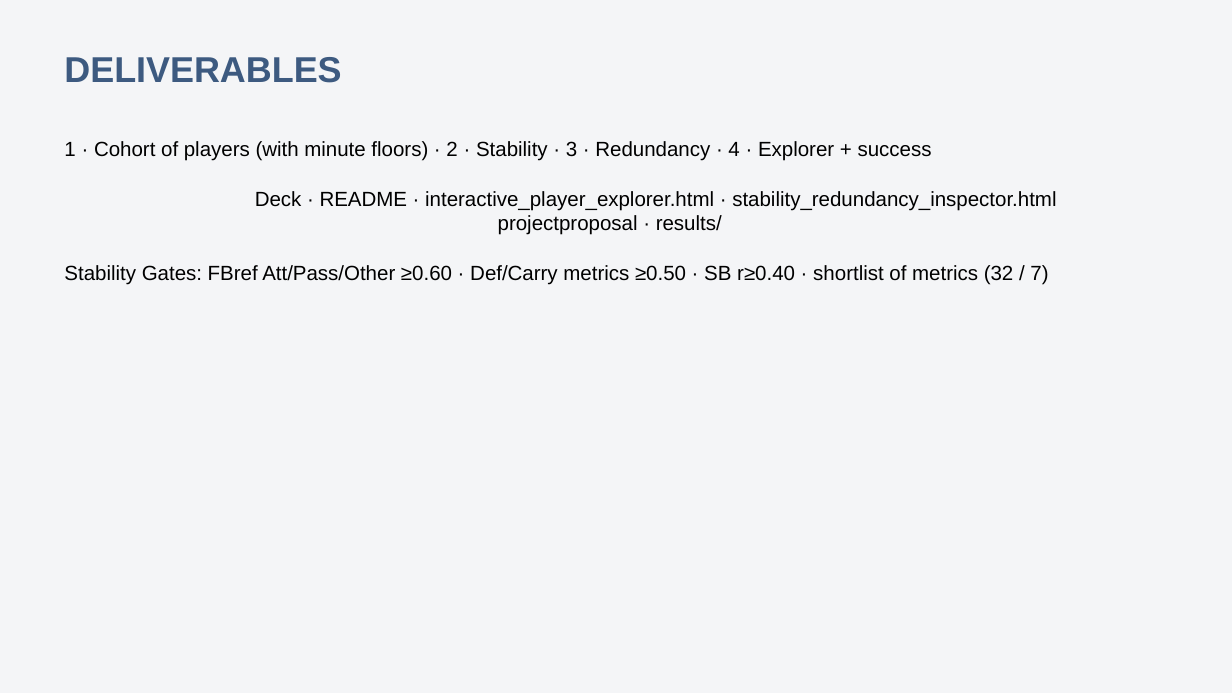
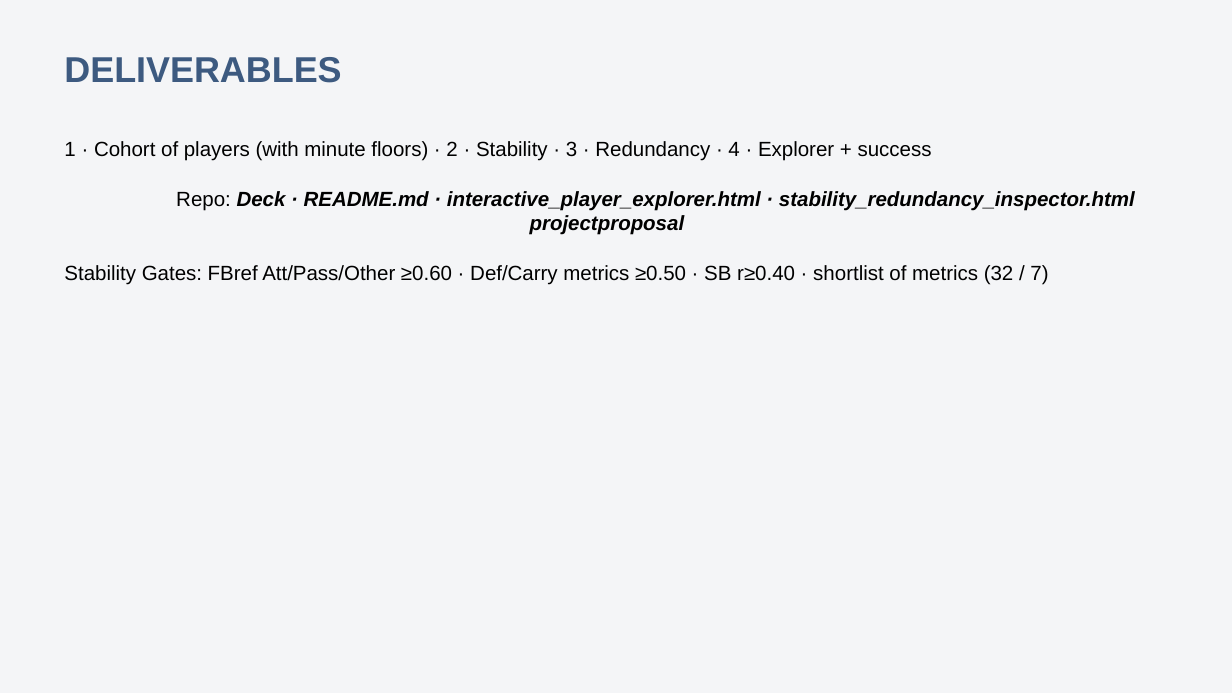
Before and after one commit to colbymorris08/bundesliga-transfer-traits, a slide deck: slide 22 of bundesliga_transfer_traits.pptx. Drawn at 1232x693 pixels with LibreOffice and Linux fonts; fonts in the diff are those of the drawing. Boxes give left, top, right and bottom in pixels: in the first picture for what was removed or moved away, otherwise in the second. Text is boxed around its words. In the diff, an @@ line names an element or a change of style, - is before the commit and + after.

```diff
--- a/bundesliga_transfer_traits.pptx
+++ b/bundesliga_transfer_traits.pptx
@@ text at [176, 191, 1135, 235]: text changed; bold on; italic on @@
-Deck · README · interactive_player_explorer.html · stability_redundancy_inspector.html
-projectproposal · results/
+Repo: Deck · README.md · interactive_player_explorer.html · stability_redundancy_inspector.html
+projectproposal
```
Also in this commit, not shown: 8 other slides changed.
